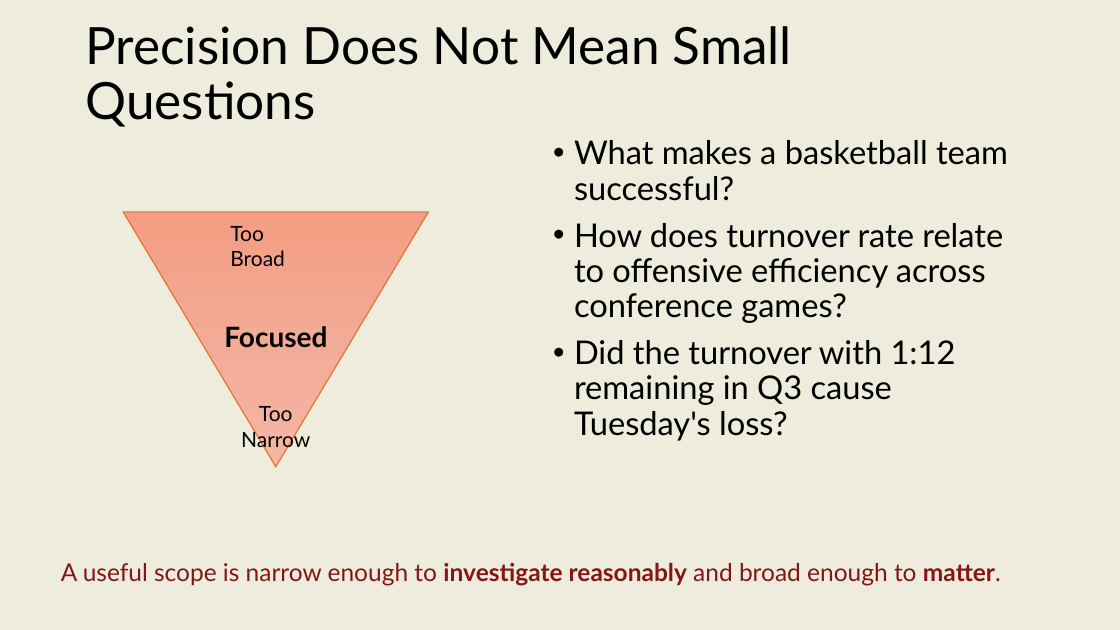
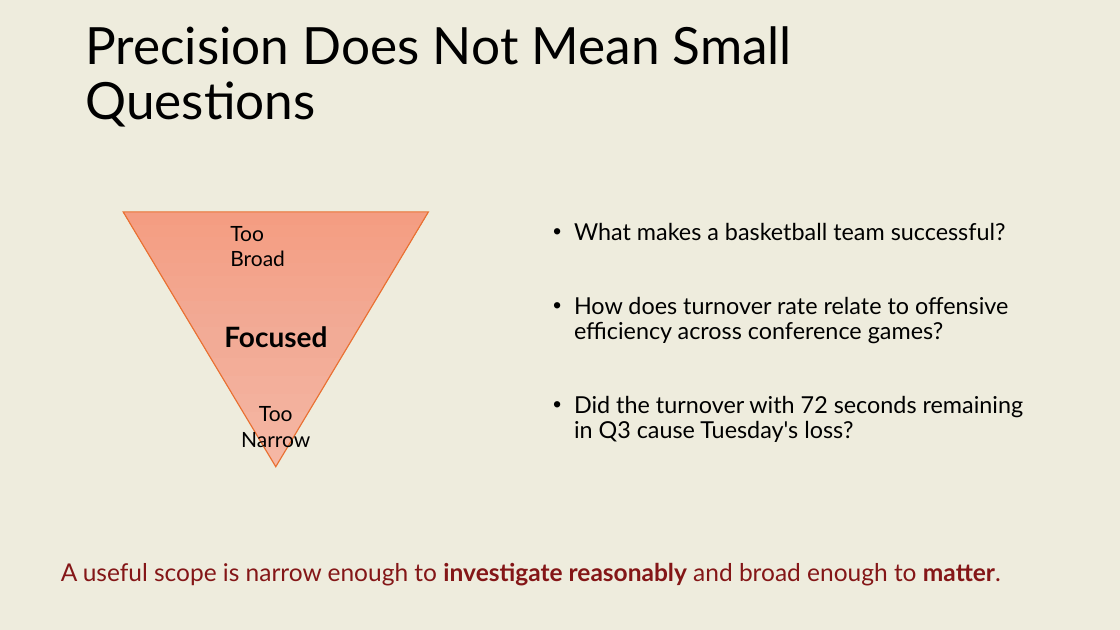
Before and after one commit to onishisaryu/HES-3000-Sports-Data-Analytics, a slide deck: slide 16 of pptx canvas/Lecture3.pptx (slide 10 before the commit). Drawn at 1120x630 pixels with LibreOffice and Linux fonts; fonts in the diff are those of the drawing. Boxes give left, top, right and bottom in pixels: in the first picture for what was removed or moved away, otherwise in the second. Text is boxed around its words. In the diff, an @@ line names an element or a change of style, - is before the commit and + after.

```diff
--- a/pptx canvas/Lecture3.pptx
+++ b/pptx canvas/Lecture3.pptx
@@ text "What makes a basketball team ...": place and size @@
-text "What makes a basketball team ..." at (574, 140, 1008, 441)
+text "What makes a basketball team ..." at (574, 222, 1024, 442)
@@ text at (574, 222, 1008, 344): size 28 to 20 pt in "What makes a basketball team successful?", "How does turnover rate relate to offensive ..." @@
@@ text at (574, 395, 1024, 442): text changed; size 28 to 20 pt @@
-• Did the turnover with 1:12 remaining in Q3 cause Tuesday's loss?
+• Did the turnover with 72 seconds remaining in Q3 cause Tuesday's loss?
```
Also in this commit, not shown: 10 other slides changed, 3 slides added, 5 slides removed, 4 other files.
